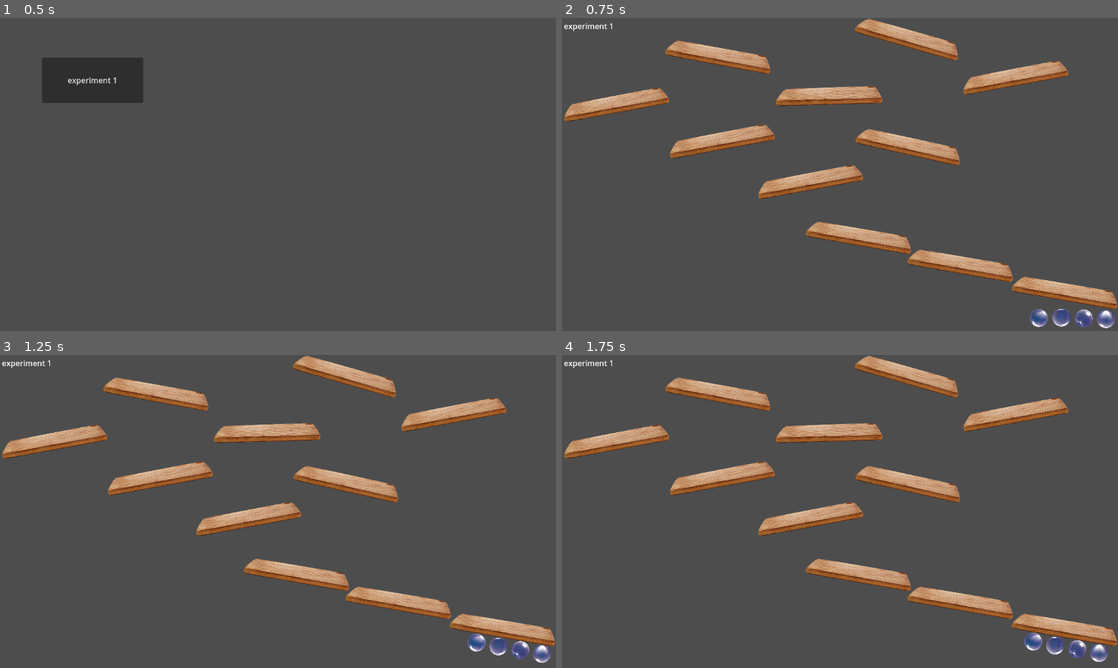
Above: before the commit, frames 1-4 (two rows, left to right).
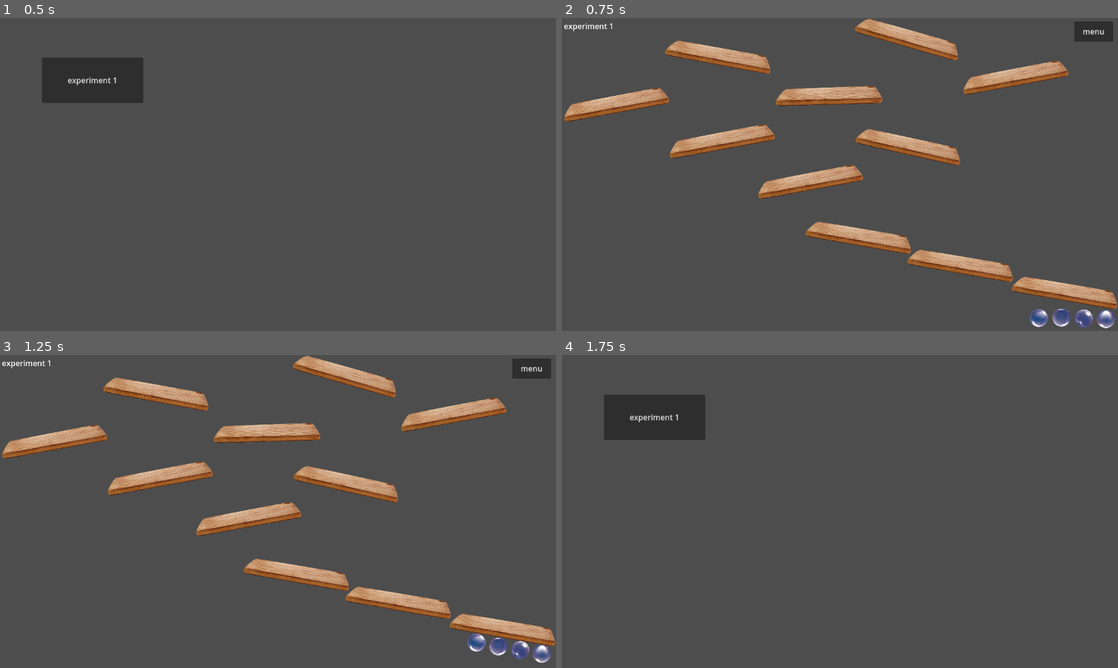
Above: after the commit, the same moments.

Repository: outrightmental/ggj25-bubble-up
Game: Godot game, scene res://scenes/main.tscn
Two runs of this game, one before a commit and one after it. Both use one fixed random seed, a clock stepped at 60 frames per second and the inputs below. Before the commit the project starts from res://scenes/start/start.tscn.
Inputs (mouse positions are in pixels of both pictures, inside the frame that each line leads up to):
- Up to frame 1 (0.5 s): no input
- Up to frame 2 (0.75 s): click "experiment 1" at 0.5 s
- Up to frame 3 (1.25 s): no input
- Up to frame 4 (1.75 s): click (1095, 367) at 1.25 s, where only the run after the commit has a clickable "menu"

Frame 1 is identical in both runs. In frame 2, 0.4% of the frame differs, in the area x 92-100%, y 1-8%; in frame 3, 0.4%; in frame 4, 14%, in the area x 0-100%, y 0-98%.

Commit message:
Button to return from experiment 1 to main menu
Relates to #7

Diff:
--- a/project/project.godot
+++ b/project/project.godot
@@ -11,7 +11,7 @@
 [application]
 
 config/name="Bubble Up!"
-run/main_scene="res://scenes/start/start.tscn"
+run/main_scene="res://scenes/main.tscn"
 config/features=PackedStringArray("4.3", "GL Compatibility")
 config/icon="res://icon.svg"
 
--- /dev/null
+++ b/project/scenes/experiment_1/experiment_1.gd
@@ -0,0 +1,16 @@
+extends Node2D
+
+
+# Called when the node enters the scene tree for the first time.
+func _ready() -> void:
+	pass # Replace with function body.
+
+
+# Called every frame. 'delta' is the elapsed time since the previous frame.
+func _process(delta: float) -> void:
+	pass
+
+
+func _on_button_pressed() -> void:
+	get_tree().change_scene_to_file("res://scenes/main.tscn")
+	pass # Replace with function body.
--- a/project/scenes/experiment_1/experiment_1.tscn
+++ b/project/scenes/experiment_1/experiment_1.tscn
@@ -1,9 +1,13 @@
-[gd_scene load_steps=3 format=3 uid="uid://boafpwglnsajw"]
+[gd_scene load_steps=5 format=3 uid="uid://boafpwglnsajw"]
 
+[ext_resource type="Script" path="res://scenes/experiment_1/experiment_1.gd" id="1_4ll4d"]
 [ext_resource type="PackedScene" uid="uid://bpm0ebbgn2yt0" path="res://scenes/experiment_1/bubble/bubble.tscn" id="1_wrxr2"]
 [ext_resource type="PackedScene" uid="uid://d4cmqk53ynl56" path="res://scenes/experiment_1/board/board.tscn" id="2_c1pti"]
 
+[sub_resource type="Theme" id="Theme_yn7ku"]
+
 [node name="Experiment 1 Scene 2D" type="Node2D"]
+script = ExtResource("1_4ll4d")
 
 [node name="Label" type="Label" parent="."]
 offset_left = 4.0
@@ -70,3 +74,13 @@
 [node name="Bubble4" parent="." instance=ExtResource("1_wrxr2")]
 position = Vector2(988, 623)
 variant = 3
+
+[node name="Button" type="Button" parent="."]
+offset_left = 1061.0
+offset_top = 7.0
+offset_right = 1142.0
+offset_bottom = 49.0
+theme = SubResource("Theme_yn7ku")
+text = "menu"
+
+[connection signal="pressed" from="Button" to="." method="_on_button_pressed"]
--- a/project/scenes/start/start.tscn
+++ b/project/scenes/main.tscn
@@ -1,11 +1,11 @@
 [gd_scene load_steps=3 format=3 uid="uid://d26wbec30ix57"]
 
-[ext_resource type="Script" path="res://scenes/start/start.gd" id="1_tva6a"]
+[ext_resource type="Script" path="res://scenes/main.gd" id="1_vaujs"]
 
 [sub_resource type="Theme" id="Theme_o41tl"]
 
 [node name="Start Scene 2D" type="Node2D"]
-script = ExtResource("1_tva6a")
+script = ExtResource("1_vaujs")
 
 [node name="Button" type="Button" parent="."]
 offset_left = 87.0
Renamed: project/scenes/start/start.gd -> project/scenes/main.gd
